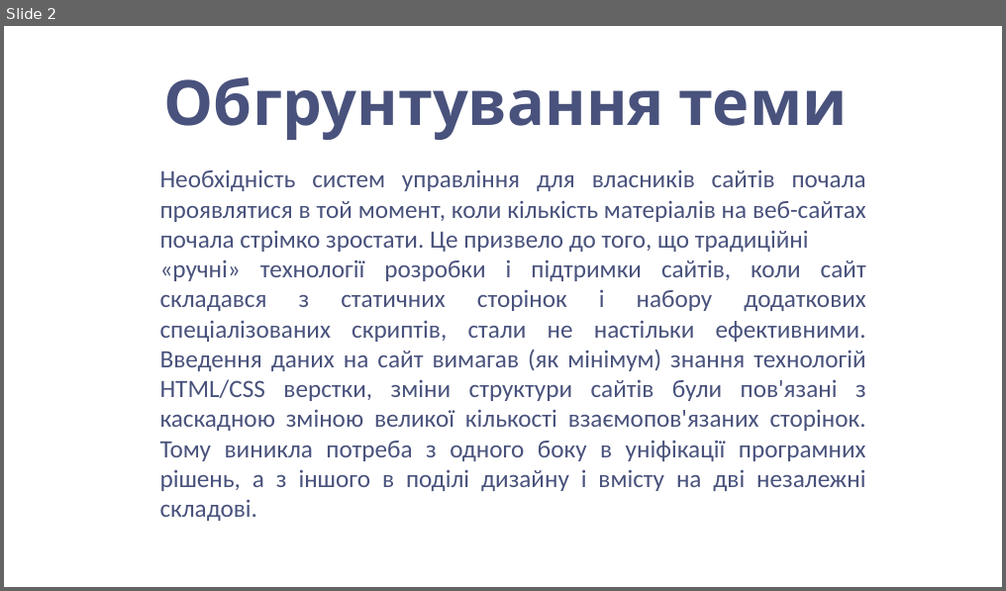
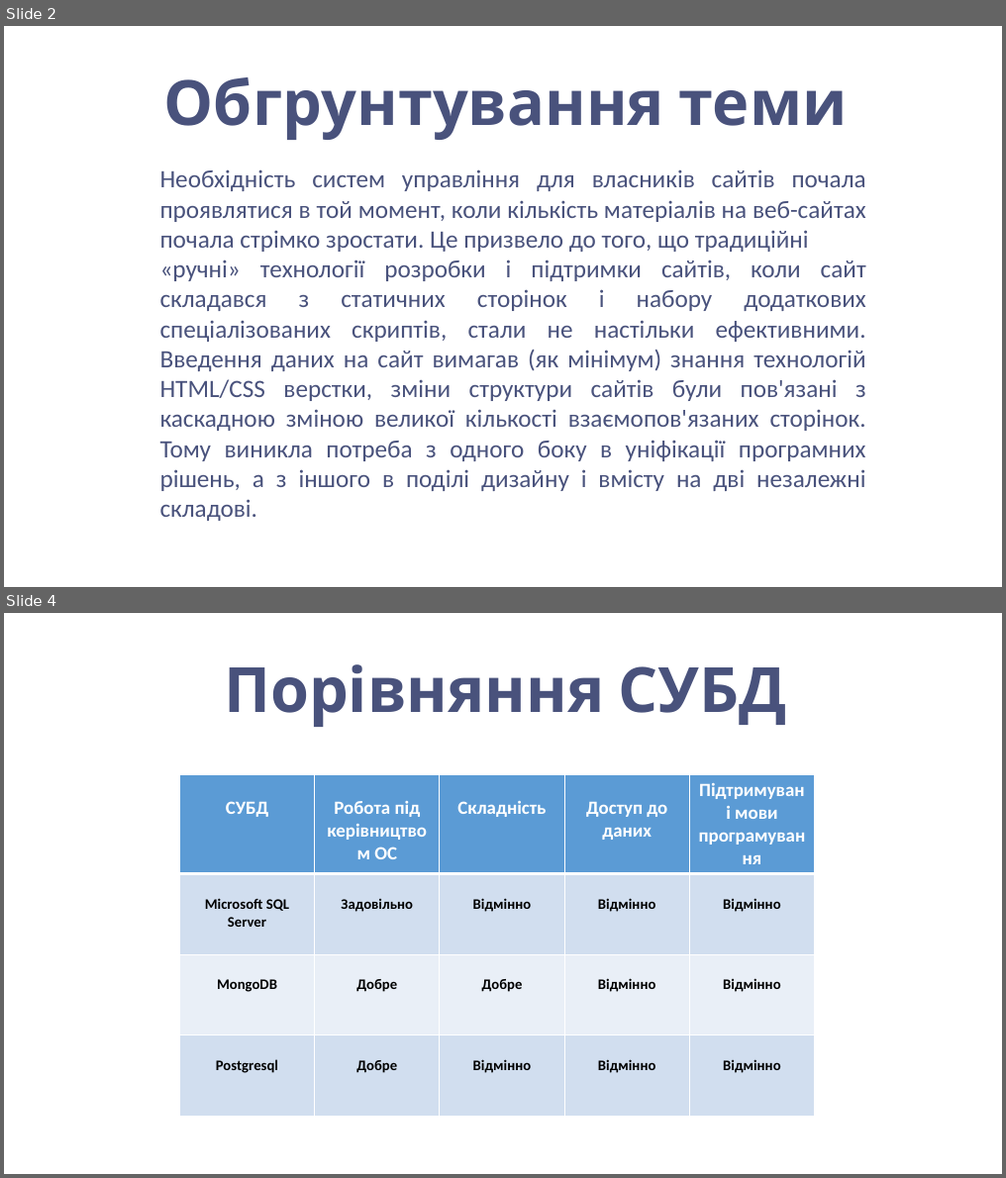
Before and after one commit to grozer221/EducationalPortal, a slide deck: Presentation.pptx. Shown one above the other, each under a label of ours: slide 2 before the commit, slides 2 and 4 after it; the slides between them are not shown. The pictures are 1006x591 and 1006x1178 pixels, drawn with LibreOffice and Linux fonts; fonts in the diff are those of the drawing; background and template pictures are left out. Boxes give left, top, right and bottom in pixels: in the first picture for what was removed or moved away, otherwise in the second. Text is boxed around its words. In the diff, an @@ line names an element or a change of style, - is before the commit and + after.

```diff
--- a/Presentation.pptx
+++ b/Presentation.pptx
@@ slide 4 added at <box>4,613,1002,1174</box>, background picture (left out) @@
@@ title added at <box>224,664,787,727</box>, 60 pt, text #49527C, bold @@
+Порівняння СУБД
@@ table added at <box>180,775,815,1115</box>, 4 rows, 5 columns @@
+СУБД | Робота під керівництвом ОС | Складність | Доступ до даних | Підтримувані мови / програмування
+Microsoft SQL Server | Задовільно | Відмінно | Відмінно | Відмінно
+MongoDB | Добре | Добре | Відмінно | Відмінно
+Postgresql | Добре | Відмінно | Відмінно | Відмінно
```
Also in this commit, not shown: 2 slides changed, 1 other slide added, 1 slide removed, 3 other files.
